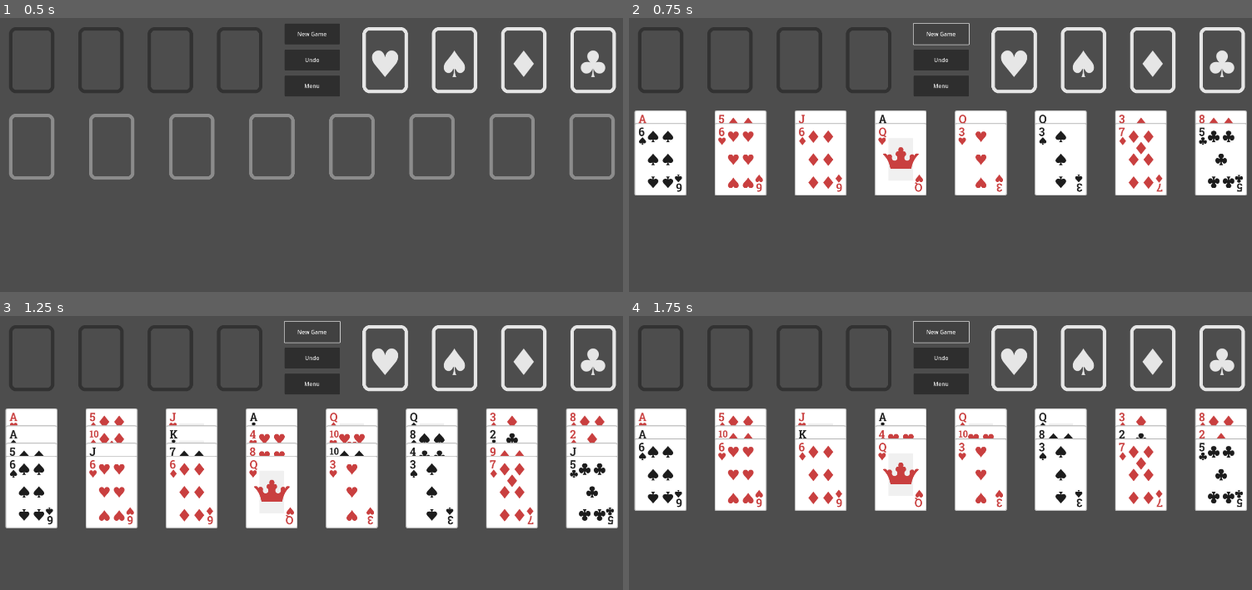
Above: before the commit, frames 1-4 (two rows, left to right).
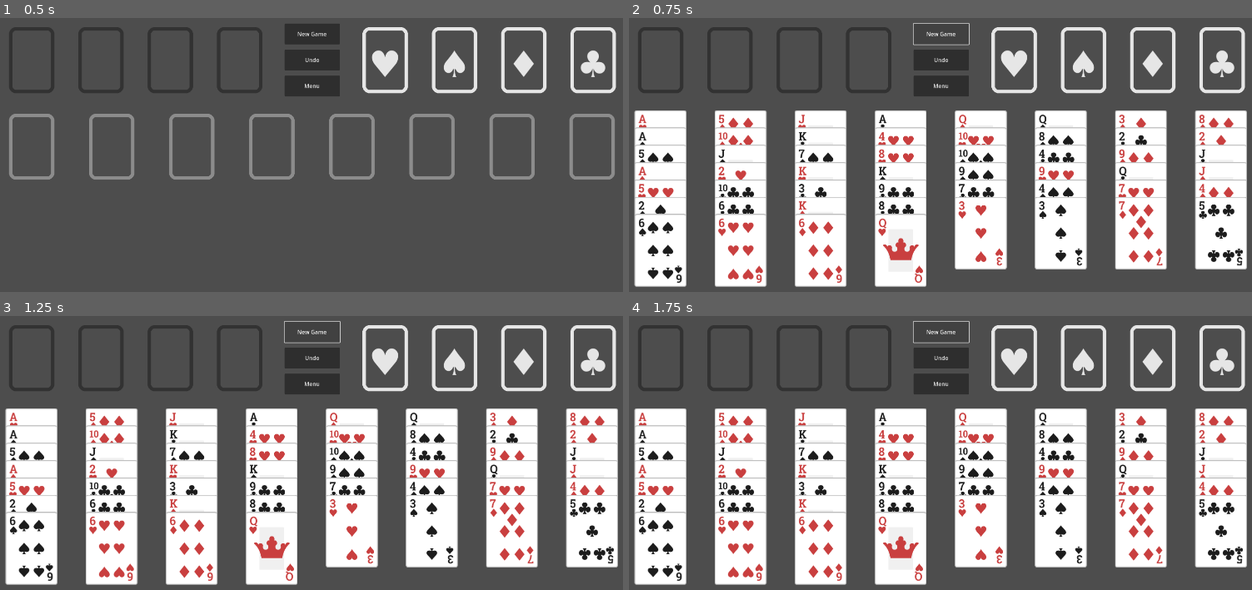
Above: after the commit, the same moments.

Repository: emabrey/card-framework
Game: Godot game, scene res://freecell/scenes/main_game/freecell_game.tscn
Same seed, same stepped clock (60 frames per second), same inputs: the game is played once before the commit and once after it. The project has no main scene, so this scene is started directly.
Inputs:
- Up to frame 1 (0.5 s): no input
- Up to frame 2 (0.75 s): click "New Game" at 0.5 s
- Up to frame 3 (1.25 s): no input
- Up to frame 4 (1.75 s): click "New Game" at 1.25 s

Frame 1 is identical in both runs. In frame 2, 26% of the frame differs, in the area x 0-100%, y 38-99%; in frame 3, 17%; in frame 4, 22%.

Commit message:
feat: enhance card movement logic and add utility functions for foundation management

Diff:
--- a/card_framework/card.gd
+++ b/card_framework/card.gd
@@ -16,7 +16,7 @@
 			front_face_texture.visible = false
 			back_face_texture.visible = true
 
-@export var return_speed := 200
+@export var return_speed := 2000
 @export var can_be_interact_with := true
 @export var hover_distance := 10
 
--- a/freecell/scenes/card_container/foundation.gd
+++ b/freecell/scenes/card_container/foundation.gd
@@ -27,3 +27,9 @@
 func move_cards(cards: Array):
 	super.move_cards(cards)
 	freecell_game.update_all_tableaus_cards_can_be_interactwith()
+
+
+func get_top_card() -> PlayingCard:
+	if _held_cards.size() == 0:
+		return null
+	return _held_cards.back() as PlayingCard
--- a/freecell/scenes/card_container/tableau.gd
+++ b/freecell/scenes/card_container/tableau.gd
@@ -86,3 +86,8 @@
 func move_cards(cards: Array):
 	super.move_cards(cards)
 	freecell_game.update_all_tableaus_cards_can_be_interactwith()
+
+func get_top_card() -> PlayingCard:
+	if _held_cards.size() == 0:
+		return null
+	return _held_cards.back() as PlayingCard
--- a/freecell/scenes/main_game/freecell_game.gd
+++ b/freecell/scenes/main_game/freecell_game.gd
@@ -1,5 +1,7 @@
 class_name FreecellGame
 extends Node
+
+const suits = ["Heart", "Spade", "Diamond", "Club"]
 
 var freecells := []
 var foundations := []
@@ -17,7 +19,6 @@
 		freecells.append(freecell)
 		freecell.freecell_game = self
 
-	var suits = ["Heart", "Spade", "Diamond", "Club"]
 	for suit in suits:
 		var foundation = card_manager.get_node("Foundation_%s" % suit)
 		foundations.append(foundation)
@@ -122,6 +123,9 @@
 func update_all_tableaus_cards_can_be_interactwith():
 	for tableau in tableaus:
 		_update_cards_can_be_interactwith(tableau)
+		_check_auto_move(tableau)
+	for freecell in freecells:
+		_check_auto_move(freecell)
 
 
 func _update_cards_can_be_interactwith(tableau: Tableau):
@@ -146,3 +150,64 @@
 			return
 		if current_card.number == PlayingCard.Number._K:
 			return
+
+func _get_foundation(suit: PlayingCard.Suit) -> Foundation:
+	match suit:
+		PlayingCard.Suit.SPADE:
+			return foundations[1]
+		PlayingCard.Suit.HEART:
+			return foundations[0]
+		PlayingCard.Suit.DIAMOND:
+			return foundations[2]
+		PlayingCard.Suit.CLUB:
+			return foundations[3]
+		_:
+			return null
+
+func _get_minimum_number(a: Foundation, b: Foundation) -> int:
+	var a_top_card = a.get_top_card()
+	var b_top_card = b.get_top_card()
+	var a_top_number = 0
+	var b_top_number = 0
+	if a_top_card != null:
+		a_top_number = a_top_card.number
+	if b_top_card != null:
+		b_top_number = b_top_card.number
+	return min(a_top_number, b_top_number)
+
+
+func _get_minimum_number_in_foundation(card_color: PlayingCard.CardColor) -> int:
+	if card_color == PlayingCard.CardColor.BLACK:
+		return _get_minimum_number(_get_foundation(PlayingCard.Suit.SPADE), _get_foundation(PlayingCard.Suit.CLUB))
+	elif card_color == PlayingCard.CardColor.RED:
+		return _get_minimum_number(_get_foundation(PlayingCard.Suit.HEART), _get_foundation(PlayingCard.Suit.DIAMOND))
+	else:
+		return -1
+
+func _check_auto_move(container):
+	if container._held_cards.is_empty():
+		return
+	var top_card = container._held_cards.back()
+	var suit = top_card.suit
+	var card_color = top_card.card_color
+	var opposite_color := PlayingCard.CardColor.NONE
+	if card_color == PlayingCard.CardColor.BLACK:
+		opposite_color = PlayingCard.CardColor.RED
+	elif card_color == PlayingCard.CardColor.RED:
+		opposite_color = PlayingCard.CardColor.BLACK
+
+	var foundation = _get_foundation(suit)
+	var top_card_of_foundation = foundation.get_top_card()
+
+	var result := false
+	if top_card_of_foundation == null:
+		if top_card.number == 1:
+			result = true
+	else:
+		var min_other_color_number = _get_minimum_number_in_foundation(opposite_color)
+		if top_card_of_foundation.is_next_number(top_card) and top_card.number <= min_other_color_number + 1:
+			result = true
+
+	if result:
+		foundation.move_cards([top_card])
+		print("check_auto_move[%s]: %s" % [top_card.get_string(), result])
